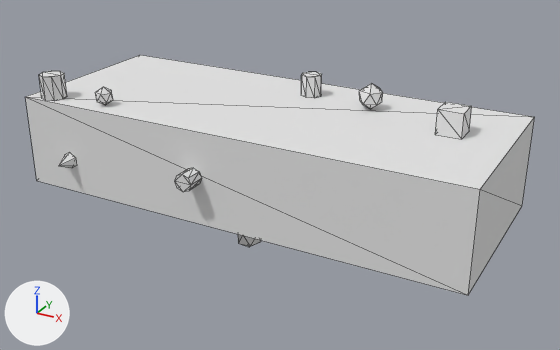
The glTF model public/Objects/object03_high.glb: old version first, new version second.
Rendered twice from a 50 mm lens placed at (3.83, -6.76, 3.12), pointed at (0.13, -0.03, -0.25). The lights are fixed; the arrows at lower left show +X, +Y and +Z. The older version comes first. Mesh edges are drawn as thin lines. Vertices at exactly the same position are counted once.

The older version as bpy lines, for what is in view:
```python
mat_mat_object03_high = principled_material('Mat_object03_high')
mat_mat_object03_high.base_color = (0.78, 0.78, 0.78)  # white #e5e5e5
mat_mat_object03_high.roughness = 1.0
me_cube_037 = bpy.data.meshes.new('Cube.037')
me_cube_037.from_pydata(...)  # 143 vertices, 234 faces; spans x -2.5..2.5, y -1.19..1.27, z -0.77..0.78
me_cube_037.materials.append(mat_mat_object03_high)  # white #e5e5e5
ob_object03_high = bpy.data.objects.new('object03_high', me_cube_037)
ob_object03_high.location = (0.0, 0.0, 0.0)
```
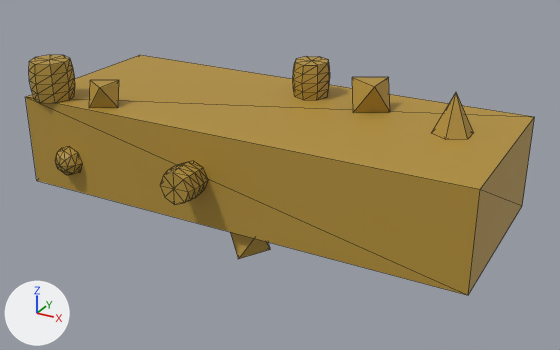
Where the change shows, as pixel boxes [x1, y1, x2, y2] in the pictures (560 x 350 px; the box of a moved part takes in the faces that stretch with it):
```json
{"object": "object03_high", "change": "recoloured, reshaped", "before": [26, 55, 534, 295], "after": [26, 55, 534, 295], "on screen": "darker"}
{"part": 1, "of": "me_cube_037", "change": "moved or reshaped", "before": [59, 152, 77, 168], "on screen": "not visible afterwards"}
{"part": 2, "of": "me_cube_037", "change": "added", "after": [431, 92, 474, 140]}
{"part": 3, "of": "me_cube_037", "change": "rebuilt", "before": [238, 234, 261, 247], "after": [230, 232, 270, 259], "on screen": "71% wider, 100% taller"}
{"part": 4, "of": "me_cube_037", "change": "rebuilt", "before": [359, 83, 383, 109], "after": [352, 77, 390, 113], "on screen": "56% wider, 37% taller"}
{"part": 5, "of": "me_cube_037", "change": "added", "after": [293, 56, 330, 100]}
{"part": 6, "of": "me_cube_037", "change": "added", "after": [160, 161, 208, 204]}
{"part": 7, "of": "me_cube_037", "change": "added", "after": [29, 55, 75, 103]}
{"part": 8, "of": "me_cube_037", "change": "added", "after": [55, 146, 82, 175]}
{"part": 9, "of": "me_cube_037", "change": "deleted", "before": [39, 71, 472, 192]}
{"part": 10, "of": "me_cube_037", "change": "added", "after": [89, 80, 119, 108]}
```

The change, as JSON lines over the scene's bpy script:
```json
{"op": "set", "path": "mat_mat_object03_high.base_color", "old": "(0.78, 0.78, 0.78)", "new": "(0.45, 0.28, 0.04)", "note": "white #e5e5e5 -> yellow #b39038"}
{"block": "me_cube_037", "where": "# used by ob_object03_high; location = (0.0, 0.0, 0.0)"}
{"block": "me_cube_037", "where": "# verts and faces of me_cube_037; kept vertices keep their numbers, new ones are numbered from 143"}
{"op": "remove", "block": "me_cube_037", "code": "me_cube_037.from_pydata(...)  # 143 vertices, 234 faces; spans x -2.5..2.5, y -1.19..1.27, z -0.77..0.78"}
{"op": "add", "block": "me_cube_037", "code": "me_cube_037.from_pydata(...)  # 211 vertices, 370 faces; spans x -2.53..2.5, y -1.33..1.43, z -0.81..0.92"}
{"block": "me_cube_037", "change": "me_cube_037 part 1: the loose piece of 7 vertices spanning x -2.02..-1.86, y -1.19..-1.0, z -0.23..-0.04 is turned -180 degrees about the x axis through its middle and scaled by 2.28, then moved by (2.08, 2.31, 0.24)"}
{"block": "me_cube_037", "change": "me_cube_037 part 2: a new loose piece, a 6-sided cone pointing to +z spanning x 1.73..2.09, y -0.05..0.36, z 0.5..0.91, in mat_mat_object03_high (yellow #b39038)"}
{"block": "me_cube_037", "change": "me_cube_037 part 3: the loose piece of 12 vertices spanning x 0.05..0.28, y -0.87..-0.63, z -0.77..-0.5 is rebuilt with 6 vertices and now spans x -0.02..0.35, y -0.96..-0.53, z -0.81..-0.5"}
{"block": "me_cube_037", "change": "me_cube_037 part 4: the loose piece of 12 vertices spanning x 0.82..1.07, y 0.31..0.54, z 0.5..0.78 is rebuilt with 6 vertices and now spans x 0.73..1.17, y 0.24..0.62, z 0.5..0.81"}
{"block": "me_cube_037", "change": "me_cube_037 part 5: a new loose piece of 42 vertices spanning x -0.02..0.41, y 0.34..0.77, z 0.5..0.88, in mat_mat_object03_high (yellow #b39038)"}
{"block": "me_cube_037", "change": "me_cube_037 part 6: a new loose piece of 42 vertices spanning x -0.5..-0.12, y -1.33..-1.0, z -0.17..0.21, in mat_mat_object03_high (yellow #b39038)"}
{"block": "me_cube_037", "change": "me_cube_037 part 7: a new loose piece of 42 vertices spanning x -2.44..-1.97, y -1.1..-0.63, z 0.5..0.92, in mat_mat_object03_high (yellow #b39038)"}
{"block": "me_cube_037", "change": "me_cube_037 part 8: a new loose piece of 25 vertices spanning x -2.11..-1.77, y -1.17..-1.0, z -0.3..0.03, in mat_mat_object03_high (yellow #b39038)"}
{"block": "me_cube_037", "change": "me_cube_037 part 9: 8 loose pieces with 92 vertices, spanning x -2.48..2.04, y -1.19..1.27, z -0.08..0.76, are deleted"}
{"block": "me_cube_037", "change": "me_cube_037 part 10"}
{"op": "add", "block": "me_cube_037", "code": "verts[143] = (-1.37, -0.81, 0.5)  # pixel (118, 107)"}
{"op": "add", "block": "me_cube_037", "code": "verts[144] = (-1.64, -0.65, 0.5)"}
{"op": "add", "block": "me_cube_037", "code": "verts[145] = (-1.64, -0.96, 0.5)  # pixel (89, 108)"}
{"op": "add", "block": "me_cube_037", "code": "verts[146] = (-1.46, -0.65, 0.75)  # pixel (119, 80)"}
{"op": "add", "block": "me_cube_037", "code": "verts[147] = (-1.72, -0.81, 0.75)  # pixel (90, 80)"}
{"op": "add", "block": "me_cube_037", "code": "verts[148] = (-1.46, -0.96, 0.75)  # pixel (99, 87)"}
{"op": "add", "block": "me_cube_037", "code": "faces += [(143, 145, 144), (146, 147, 148), (143, 144, 146), (144, 147, 146), (144, 145, 147), (145, 148, 147)]"}
{"op": "add", "block": "me_cube_037", "code": "faces += [(143, 148, 145), (143, 146, 148)]"}
{"block": "me_cube_037", "change": "other edits to the shape of me_cube_037 do not show in these pictures"}
```
